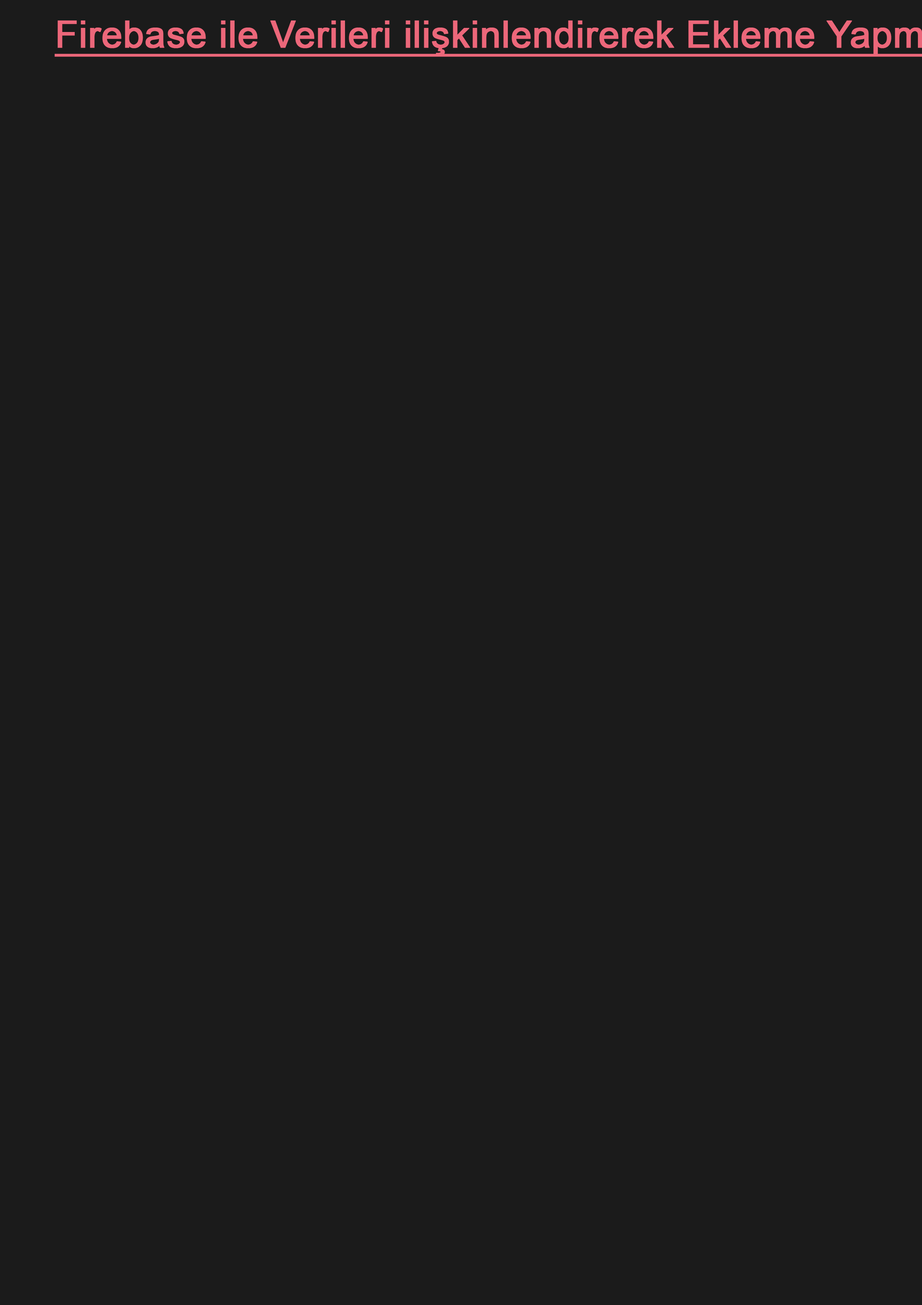
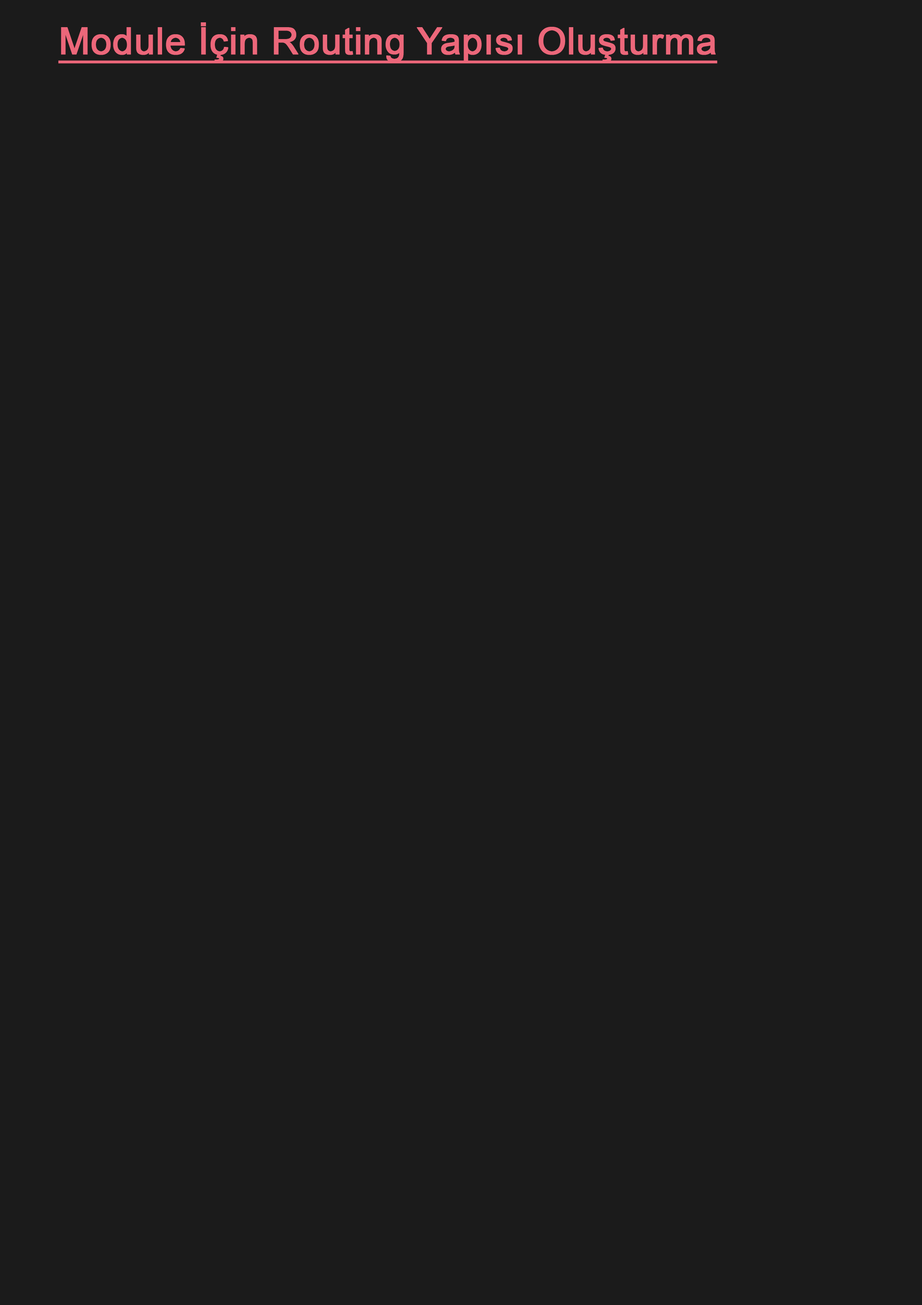
Layers edited between the first and the second w=922, h=1305 image:
renamed "Firebase ile Verileri ilişkinlendirerek Ekleme Yapma" to "Module İçin Routing Yapısı Oluşturma", painted on it over bbox(54, 20, 922, 64)
